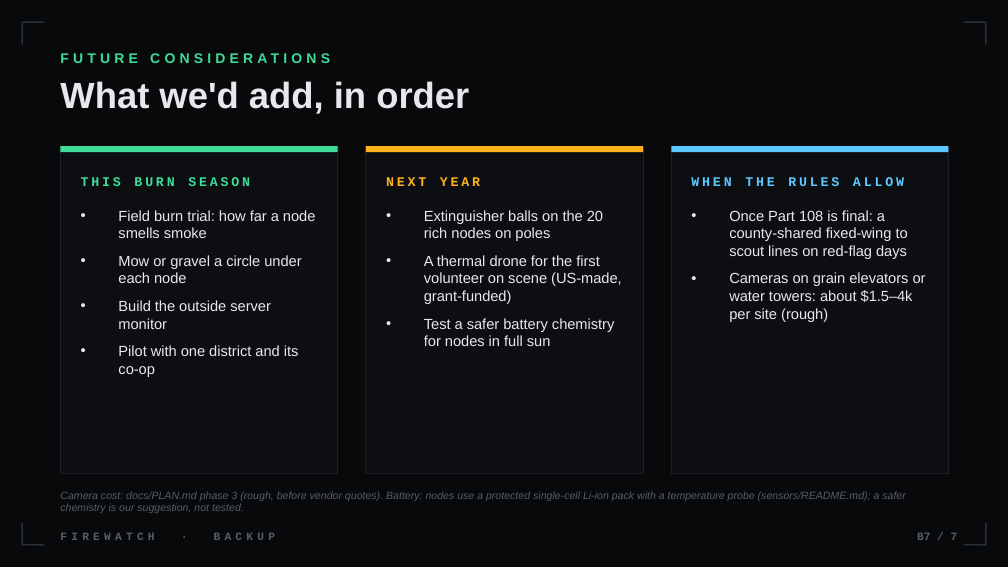
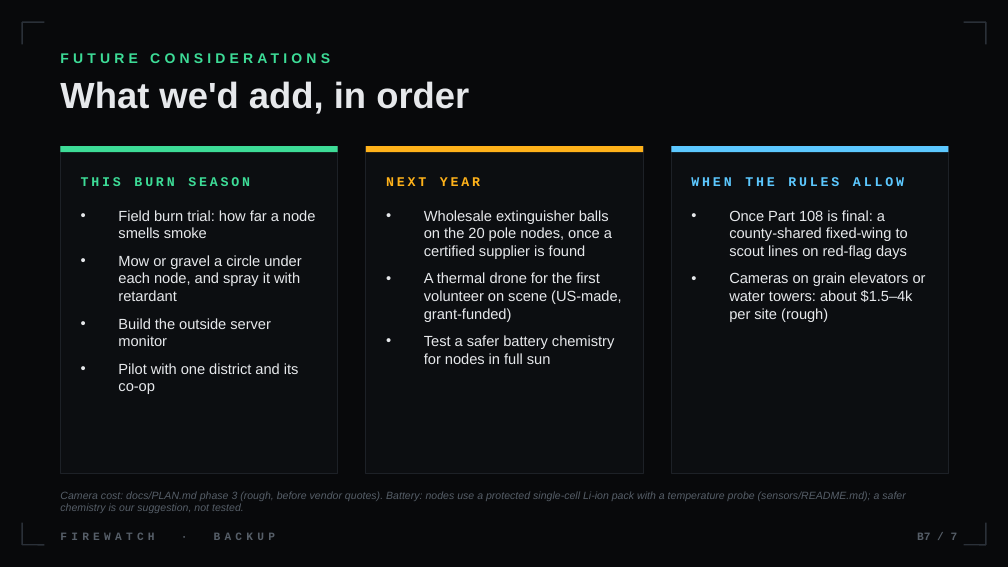
Before and after one commit to isaksmith/Firewatch, a slide deck: slide 7 of docs/pitch/Firewatch-Backup.pptx. Drawn at 1008x567 pixels with LibreOffice and Linux fonts; fonts in the diff are those of the drawing. Boxes give left, top, right and bottom in pixels: in the first picture for what was removed or moved away, otherwise in the second. Text is boxed around its words. In the diff, an @@ line names an element or a change of style, - is before the commit and + after.

Commit message:
Backup slide B6: cheaper ways to protect the sensor mounts (cleared circle, retardant, wholesale balls, in-box aerosol), under $300 a season for 90 nodes

```diff
--- a/docs/pitch/Firewatch-Backup.pptx
+++ b/docs/pitch/Firewatch-Backup.pptx
@@ text at box(424, 210, 612, 259): text changed @@
-• Extinguisher balls on the 20 rich nodes on poles
+• Wholesale extinguisher balls on the 20 pole nodes, once a certified supplier is found
@@ text at box(118, 255, 301, 301): text changed @@
-• Mow or gravel a circle under each node
+• Mow or gravel a circle under each node, and spray it with retardant
```
Also in this commit, not shown: 1 other slide changed, 1 other file.
